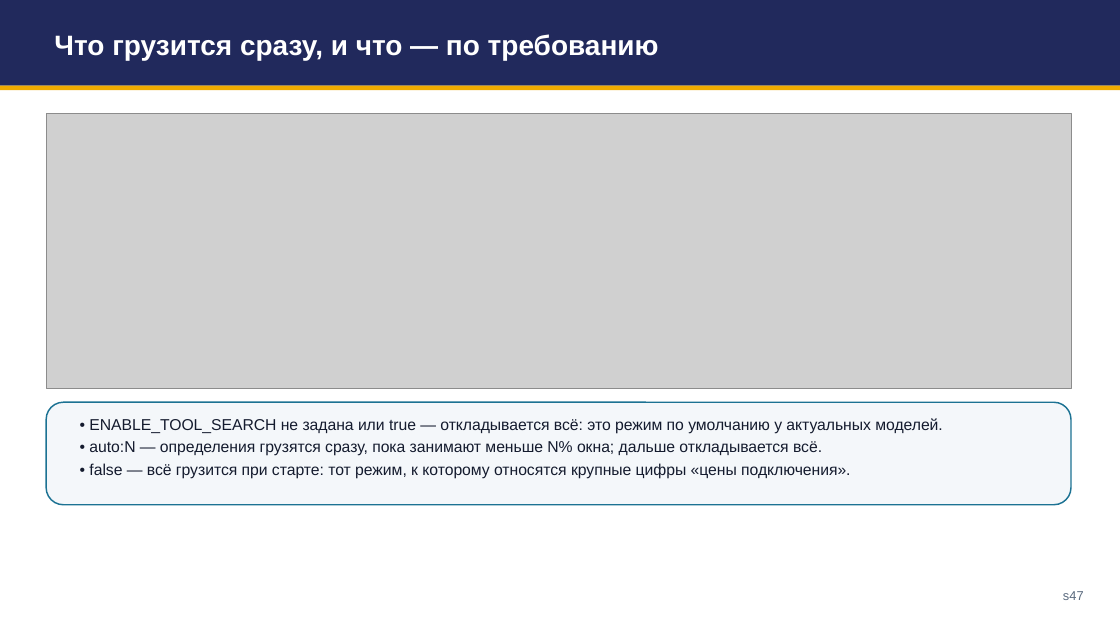
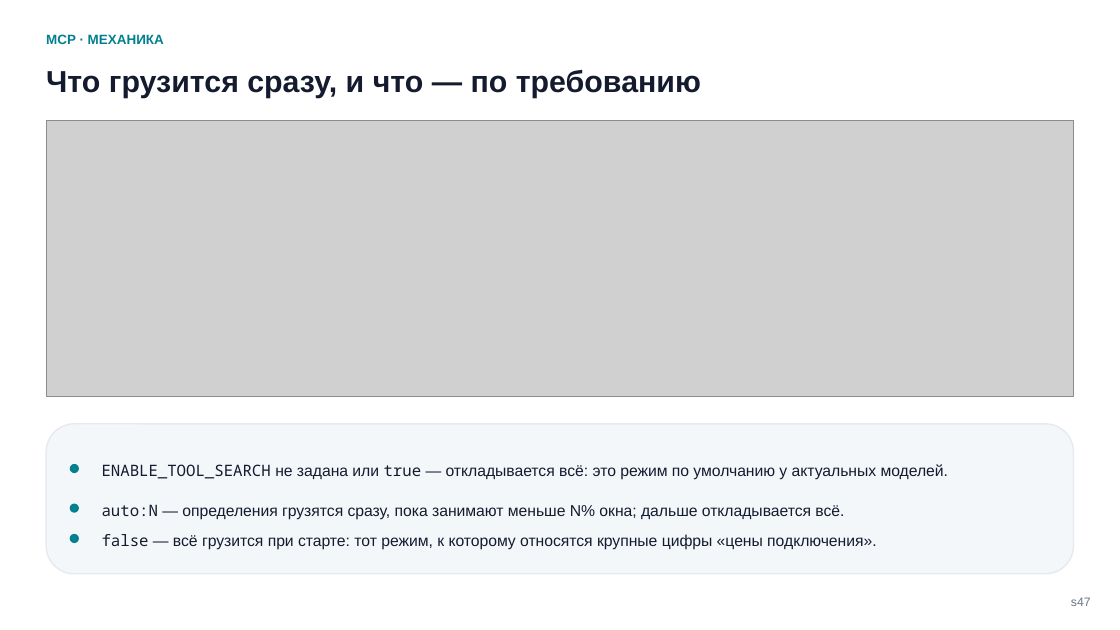
Before and after one commit to tellina-study/AI-usage-lessons, a slide deck: slide 47 of library/seminars/sem-05/rendered/sem-05.pptx. Drawn at 1120x630 pixels with LibreOffice and Linux fonts; fonts in the diff are those of the drawing; grey boxes stand for pictures. Boxes give left, top, right and bottom in pixels: in the first picture for what was removed or moved away, otherwise in the second. Text is boxed around its words. In the diff, an @@ line names an element or a change of style, - is before the commit and + after.

```diff
--- a/library/seminars/sem-05/rendered/sem-05.pptx
+++ b/library/seminars/sem-05/rendered/sem-05.pptx
@@ text "MCP · МЕХАНИКА": place and size @@
-text "MCP · МЕХАНИКА" at <box>0,0,1120,86</box>
+text "MCP · МЕХАНИКА" at <box>46,34,164,44</box>
@@ text "MCP · МЕХАНИКА" at <box>46,34,164,44</box>: fill #21295C to none @@
@@ text "Что грузится сразу, и что ...": place and size @@
-text "Что грузится сразу, и что ..." at <box>54,34,659,60</box>
+text "Что грузится сразу, и что ..." at <box>46,70,701,98</box>
@@ text "Что грузится сразу, и что ..." at <box>46,70,701,98</box>: size 24 to 26 pt, text colour #FFFFFF to #141B2E; line spacing 1 to 1.14; less space between paragraphs; vertical alignment middle to top @@
@@ text at <box>46,34,164,44</box>: text added @@
+MCP · МЕХАНИКА
@@ rectangle removed at <box>0,86,1120,91</box> @@
@@ picture: place and size @@
-picture at <box>46,113,1071,389</box>
+picture at <box>46,120,1074,397</box>
@@ rounded rectangle: place and size @@
-rounded rectangle at <box>46,402,1071,505</box>
+rounded rectangle at <box>46,424,1074,574</box>
@@ rounded rectangle at <box>46,424,1074,574</box>: outline #1C7293 1.25 pt to #E5EAF0 1.2 pt; proportions changed @@
@@ text "ENABLE_TOOL_SEARCH не задана или true ..." at <box>102,464,948,480</box>: vertical alignment top to middle @@
@@ rounded rectangle added at <box>70,464,79,473</box>, fill #028090 @@
@@ text at <box>102,464,948,480</box>: text changed @@
-• ENABLE_TOOL_SEARCH не задана или true — откладывается всё: это режим по умолчанию у актуальных моделей.
-• auto:N — определения грузятся сразу, пока занимают меньше N% окна; дальше откладывается всё.
-• false — всё грузится при старте: тот режим, к которому относятся крупные цифры «цены подключения».
+ENABLE_TOOL_SEARCH не задана или true — откладывается всё: это режим по умолчанию у актуальных моделей.
@@ rounded rectangle added at <box>70,503,79,513</box>, fill #028090 @@
@@ text added at <box>102,504,844,520</box>, 13.5 pt, text #141B2E @@
+auto:N — определения грузятся сразу, пока занимают меньше N% окна; дальше откладывается всё.
@@ rounded rectangle added at <box>70,534,79,544</box>, fill #028090 @@
@@ text added at <box>102,534,876,550</box>, 13.5 pt, text #141B2E @@
+false — всё грузится при старте: тот режим, к которому относятся крупные цифры «цены подключения».
@@ text "s47": place and size @@
-text "s47" at <box>1063,591,1084,600</box>
+text "s47" at <box>1071,597,1091,606</box>
@@ text "s47" at <box>1071,597,1091,606</box>: size 11 to 10.5 pt, text colour #5B6B7F to #6B7685; line spacing 1 to 1.18; less space between paragraphs @@
```
Also in this commit, not shown: 55 other slides changed, 18 other files.
